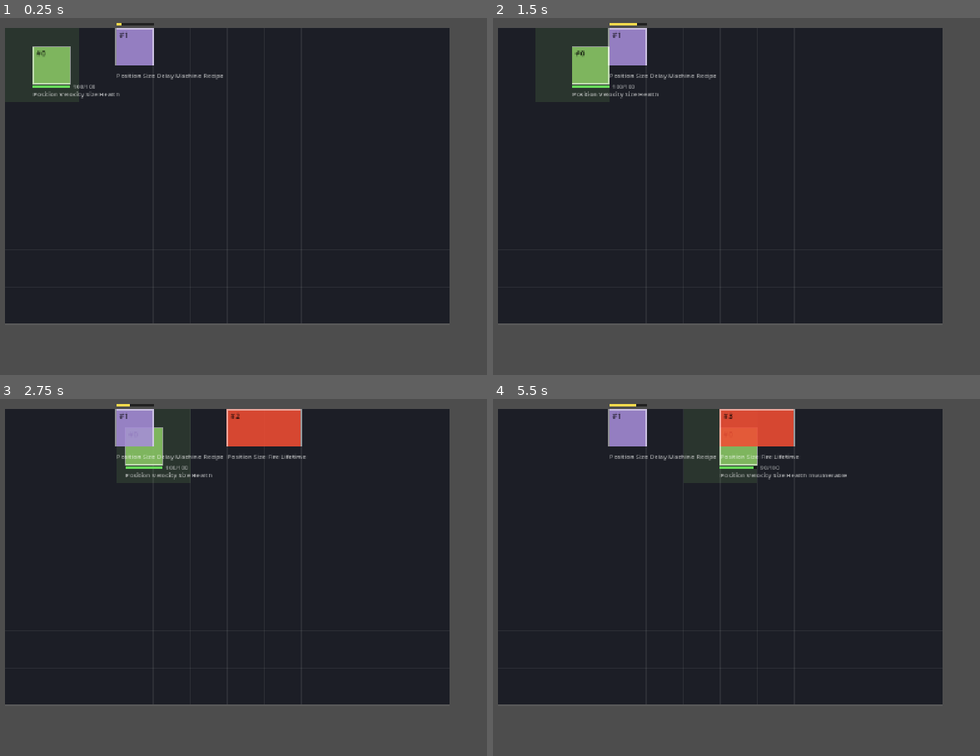
Above: before the commit, frames 1-4 (two rows, left to right).
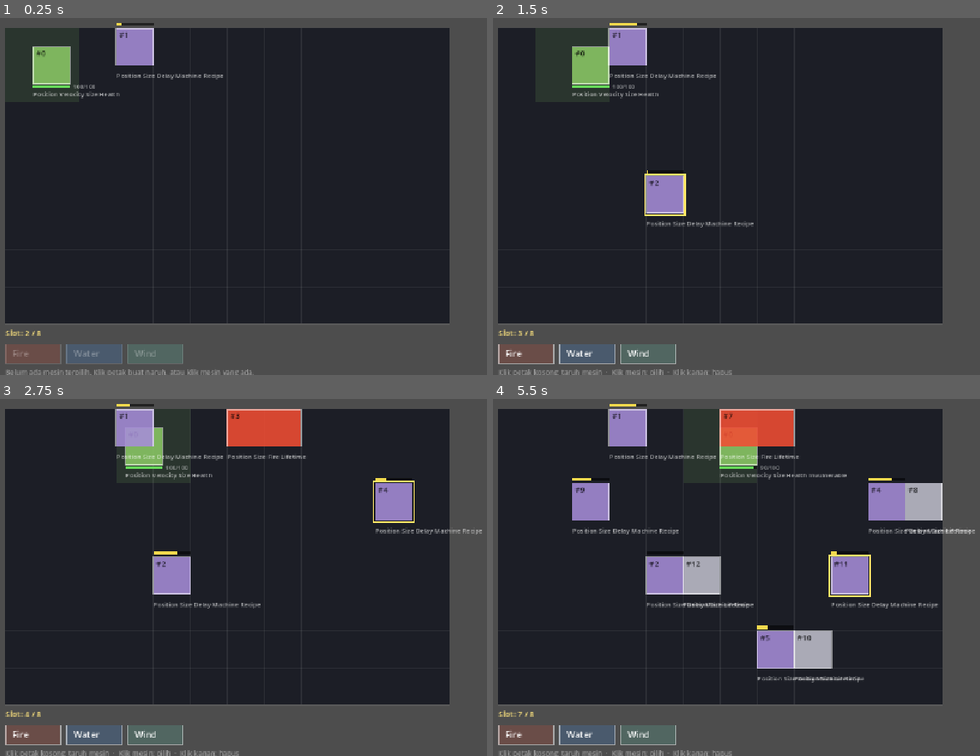
Above: after the commit, the same moments.

Repository: Ahingg/amalgaform
Game: Godot game, scene res://view/main.tscn
Two runs of this game, one before a commit and one after it. Both use one fixed random seed, a clock stepped at 60 frames per second and the inputs below.
Inputs (mouse positions are in pixels of both pictures, inside the frame that each line leads up to):
- Up to frame 1 (0.25 s): no input
- Up to frame 2 (1.5 s): move the mouse to (950, 167) at 0.52 s; click (950, 167) at 0.67 s; move the mouse to (668, 207) at 1.27 s; click (668, 207) at 1.42 s
- Up to frame 3 (2.75 s): move the mouse to (374, 484) at 2.02 s; click (374, 484) at 2.17 s
- Up to frame 4 (5.5 s): move the mouse to (770, 645) at 2.77 s; click (770, 645) at 2.92 s; move the mouse to (outside the picture) at 3.52 s; click (outside the picture) at 3.67 s; move the mouse to (605, 513) at 4.27 s; click (605, 513) at 4.42 s; move the mouse to (838, 570) at 5.02 s; click (838, 570) at 5.17 s

The runs differ from the first frame. In frame 1, 2.5% of the frame differs, in the area x 1-53%, y 87-100%; in frame 2, 3.6%; in frame 3, 4.6%; in frame 4, 10%, in the area x 1-99%, y 4-100%.

Commit message:
view: UI perakitan — taruh mesin, rakit resepnya, hitung slot
assembly_ui.gd adalah lapisan INPUT, bukan view. renderer.gd tetap baca-saja;
file ini boleh menulis, tapi hanya lewat pintu depan sim (Spawn.* dan dictionary
komponen yang dikembalikan World). Tidak menyentuh isi dalam World, dan tidak
memuat aturan main apa pun — damage, waktu, dan reaksi tetap milik system.

- klik petak kosong: taruh mesin
- klik mesin: pilih
- klik chip elemen: pasang/lepas komponen itu dari resep mesin terpilih
- klik kanan mesin: hapus

Pemakaian slot dihitung ulang dari World tiap frame, bukan disimpan di
penghitung, supaya tidak pernah bisa melenceng dari keadaan sebenarnya.

renderer.gd dapat tile_at / screen_of_tile / inside_grid supaya lapisan input
tidak menghitung geometri grid sendiri.

Co-Authored-By: Claude Opus 5 <noreply@anthropic.com>
Claude-Session: https://claude.ai/code/session_01LPc8W22Zk5G2ppB9vrTEnU

Diff:
--- /dev/null
+++ b/challenge-6/view/assembly_ui.gd
@@ -0,0 +1,243 @@
+class_name AssemblyUI
+extends Node2D
+
+# ============================================================================
+# INPUT / ASSEMBLY LAYER
+#
+# renderer.gd is strictly read-only. This file is NOT: placing a machine and
+# editing its recipe are writes. That is fine, but it means input is its own
+# layer, not part of the view — so it plays by one rule instead:
+#
+#   It only writes through sim's own front door: Spawn.* and the component
+#   dictionaries World hands back. It never reaches into World's internals,
+#   and it never contains game rules — no damage, no timing, no reactions.
+#   Those belong to systems.
+#
+# What it does:
+#   - click an empty tile      -> place a machine there
+#   - click a machine          -> select it
+#   - click a palette chip     -> toggle that component in the selected recipe
+#   - right-click a machine    -> remove it and refund its slots
+#
+# NOTE (Xaviero's call, not mine): the slot budget lives in this file for now.
+# It is game state, so it probably belongs inside World later — but that is a
+# sim decision, so I left it here rather than inventing a component for it.
+# ============================================================================
+
+const COMP_MACHINE := "Machine"
+const COMP_RECIPE := "Recipe"
+const COMP_POSITION := "Position"
+
+# Elements the player can drop into a recipe. Raw strings on purpose, same as
+# the renderer: this file must never be the reason sim/ fails to parse.
+const PALETTE := [
+	{"label": "Fire", "comp": "Fire", "body": {"damage": 5.0}, "color": Color(0.95, 0.3, 0.2)},
+	{"label": "Water", "comp": "Water", "body": {}, "color": Color(0.25, 0.6, 1.0)},
+	{"label": "Wind", "comp": "Wind", "body": {}, "color": Color(0.4, 0.85, 0.75)},
+]
+
+# Every new machine starts with a delivery already in it, otherwise the spawned
+# entity would have no position, no size and no lifetime, and MachineSystem
+# would have nothing to place. Treat this as the "lingering area" delivery.
+const DEFAULT_DELIVERY := {
+	"Position": {"x": 1.0, "y": 0.0},
+	"Size": {"w": 1.0, "h": 1.0},
+	"Lifetime": {"elapsed": 0.0, "duration": 1.5},
+}
+
+const MACHINE_INTERVAL := 2.0
+const SLOT_BUDGET := 8
+const CHIP_SIZE := Vector2(96, 34)
+const CHIP_GAP := 10.0
+
+var selected: int = -1
+
+var _font: Font
+var _chip_rects: Array[Rect2] = []
+
+
+func _ready() -> void:
+	_font = ThemeDB.fallback_font
+	z_index = 10
+
+
+func _process(_delta: float) -> void:
+	queue_redraw()
+
+
+# --- access to the layers around this one -----------------------------------
+
+func _renderer() -> WorldRenderer:
+	return get_parent() as WorldRenderer
+
+
+func _world():
+	var r := _renderer()
+	if r == null:
+		return null
+	var main := r.get_parent()
+	if main == null:
+		return null
+	return main.get("world")
+
+
+# --- slots -------------------------------------------------------------------
+
+# Cost is derived from the world, never tracked in a counter. A counter would
+# drift the moment anything else added or removed a machine; asking the world
+# can never be out of date.
+func _slots_used(world) -> int:
+	var query: Array[String] = [COMP_MACHINE]
+	var used := 0
+	for m in world.get_entities_with_comp(query):
+		used += 1  # the machine itself
+		if world.entity_have_component(COMP_RECIPE, m):
+			var recipe: Dictionary = world.get_component_value(COMP_RECIPE, m)
+			for key in recipe:
+				if _is_element(key):
+					used += 1
+	return used
+
+
+func _is_element(comp_name: String) -> bool:
+	for entry in PALETTE:
+		if entry["comp"] == comp_name:
+			return true
+	return false
+
+
+# --- input -------------------------------------------------------------------
+
+func _unhandled_input(event: InputEvent) -> void:
+	if not (event is InputEventMouseButton and event.pressed):
+		return
+
+	var world = _world()
+	var r := _renderer()
+	if world == null or r == null:
+		return
+
+	var at: Vector2 = event.position
+
+	if event.button_index == MOUSE_BUTTON_LEFT:
+		# Palette first: chips sit on top of the grid.
+		for i in _chip_rects.size():
+			if _chip_rects[i].has_point(at):
+				_toggle_component(world, PALETTE[i])
+				get_viewport().set_input_as_handled()
+				return
+		_click_grid(world, r, at)
+		get_viewport().set_input_as_handled()
+
+	elif event.button_index == MOUSE_BUTTON_RIGHT:
+		var tile := r.tile_at(at)
+		var m := _machine_at(world, tile)
+		if m != -1:
+			world.remove_entity_by_id(m)
+			if selected == m:
+				selected = -1
+		get_viewport().set_input_as_handled()
+
+
+func _click_grid(world, r: WorldRenderer, at: Vector2) -> void:
+	var tile := r.tile_at(at)
+	if not r.inside_grid(tile):
+		selected = -1
+		return
+
+	var existing := _machine_at(world, tile)
+	if existing != -1:
+		selected = existing
+		return
+
+	if _slots_used(world) + 1 > SLOT_BUDGET:
+		return
+
+	selected = Spawn.machine(
+		world, float(tile.x), float(tile.y),
+		MACHINE_INTERVAL,
+		DEFAULT_DELIVERY.duplicate(true)
+	)
+
+
+func _machine_at(world, tile: Vector2i) -> int:
+	var query: Array[String] = [COMP_MACHINE, COMP_POSITION]
+	for m in world.get_entities_with_comp(query):
+		var p: Dictionary = world.get_component_value(COMP_POSITION, m)
+		if floori(float(p["x"])) == tile.x and floori(float(p["y"])) == tile.y:
+			return m
+	return -1
+
+
+func _toggle_component(world, entry: Dictionary) -> void:
+	if selected == -1 or not world.entity_have_component(COMP_RECIPE, selected):
+		return
+
+	var recipe: Dictionary = world.get_component_value(COMP_RECIPE, selected)
+	var comp_name: String = entry["comp"]
+
+	if recipe.has(comp_name):
+		recipe.erase(comp_name)
+		return
+
+	if _slots_used(world) + 1 > SLOT_BUDGET:
+		return
+
+	# duplicate(): the palette entry is a template shared by every machine.
+	# Handing the same dictionary out twice would make two machines share one
+	# body, and a change to either would change both.
+	recipe[comp_name] = (entry["body"] as Dictionary).duplicate(true)
+
+
+# --- drawing -----------------------------------------------------------------
+
+func _draw() -> void:
+	var world = _world()
+	var r := _renderer()
+	if world == null or r == null:
+		return
+
+	if selected != -1 and world.entity_have_component(COMP_POSITION, selected):
+		var p: Dictionary = world.get_component_value(COMP_POSITION, selected)
+		var top_left := r.screen_of_tile(Vector2i(floori(float(p["x"])), floori(float(p["y"]))))
+		draw_rect(Rect2(top_left - Vector2(3, 3), Vector2(r.tile_size + 6, r.tile_size + 6)),
+			Color(1.0, 0.9, 0.4), false, 2.5)
+
+	_draw_palette(world, r)
+
+
+func _draw_palette(world, r: WorldRenderer) -> void:
+	var used := _slots_used(world)
+	var base := Vector2(r.margin.x, r.margin.y + r.grid_height * r.tile_size + 28)
+
+	draw_string(_font, base + Vector2(0, -8),
+		"Slot: %d / %d" % [used, SLOT_BUDGET],
+		HORIZONTAL_ALIGNMENT_LEFT, -1, 14,
+		Color(1, 0.9, 0.5) if used < SLOT_BUDGET else Color(1, 0.5, 0.45))
+
+	var recipe := {}
+	if selected != -1 and world.entity_have_component(COMP_RECIPE, selected):
+		recipe = world.get_component_value(COMP_RECIPE, selected)
+
+	_chip_rects.clear()
+	for i in PALETTE.size():
+		var entry: Dictionary = PALETTE[i]
+		var pos := base + Vector2(i * (CHIP_SIZE.x + CHIP_GAP), 6)
+		var rect := Rect2(pos, CHIP_SIZE)
+		_chip_rects.append(rect)
+
+		var active: bool = recipe.has(entry["comp"])
+		var col: Color = entry["color"]
+		var enabled := selected != -1
+
+		draw_rect(rect, Color(col.r, col.g, col.b, 0.75 if active else 0.18), true)
+		draw_rect(rect, Color(1, 1, 1, 0.5 if enabled else 0.15), false, 1.5)
+		draw_string(_font, pos + Vector2(12, 23), entry["label"],
+			HORIZONTAL_ALIGNMENT_LEFT, -1, 15,
+			Color(1, 1, 1, 0.95 if enabled else 0.3))
+
+	var hint := "Klik petak kosong: taruh mesin  ·  Klik mesin: pilih  ·  Klik kanan: hapus"
+	if selected == -1:
+		hint = "Belum ada mesin terpilih. Klik petak buat naruh, atau klik mesin yang ada."
+	draw_string(_font, base + Vector2(0, CHIP_SIZE.y + 26), hint,
+		HORIZONTAL_ALIGNMENT_LEFT, -1, 12, Color(1, 1, 1, 0.45))
--- a/challenge-6/view/renderer.gd
+++ b/challenge-6/view/renderer.gd
@@ -53,6 +53,9 @@
 
 func _ready() -> void:
 	_font = ThemeDB.fallback_font
+	# The input layer lives under the renderer so it can reuse the geometry
+	# helpers above, and so main.gd does not need to know it exists.
+	add_child(AssemblyUI.new())
 
 
 func _process(_delta: float) -> void:
@@ -78,6 +81,23 @@
 
 	for id in ids:
 		_draw_entity(world, id)
+
+
+# --- geometry helpers, shared with the input layer -----------------------------
+# The UI must not recompute tile maths on its own; if the grid moves, only this
+# file should need to know.
+
+func tile_at(screen_pos: Vector2) -> Vector2i:
+	var local := screen_pos - margin
+	return Vector2i(floori(local.x / tile_size), floori(local.y / tile_size))
+
+
+func screen_of_tile(tile: Vector2i) -> Vector2:
+	return margin + Vector2(tile) * tile_size
+
+
+func inside_grid(tile: Vector2i) -> bool:
+	return tile.x >= 0 and tile.y >= 0 and tile.x < grid_width and tile.y < grid_height
 
 
 # --- world lookup ------------------------------------------------------------
